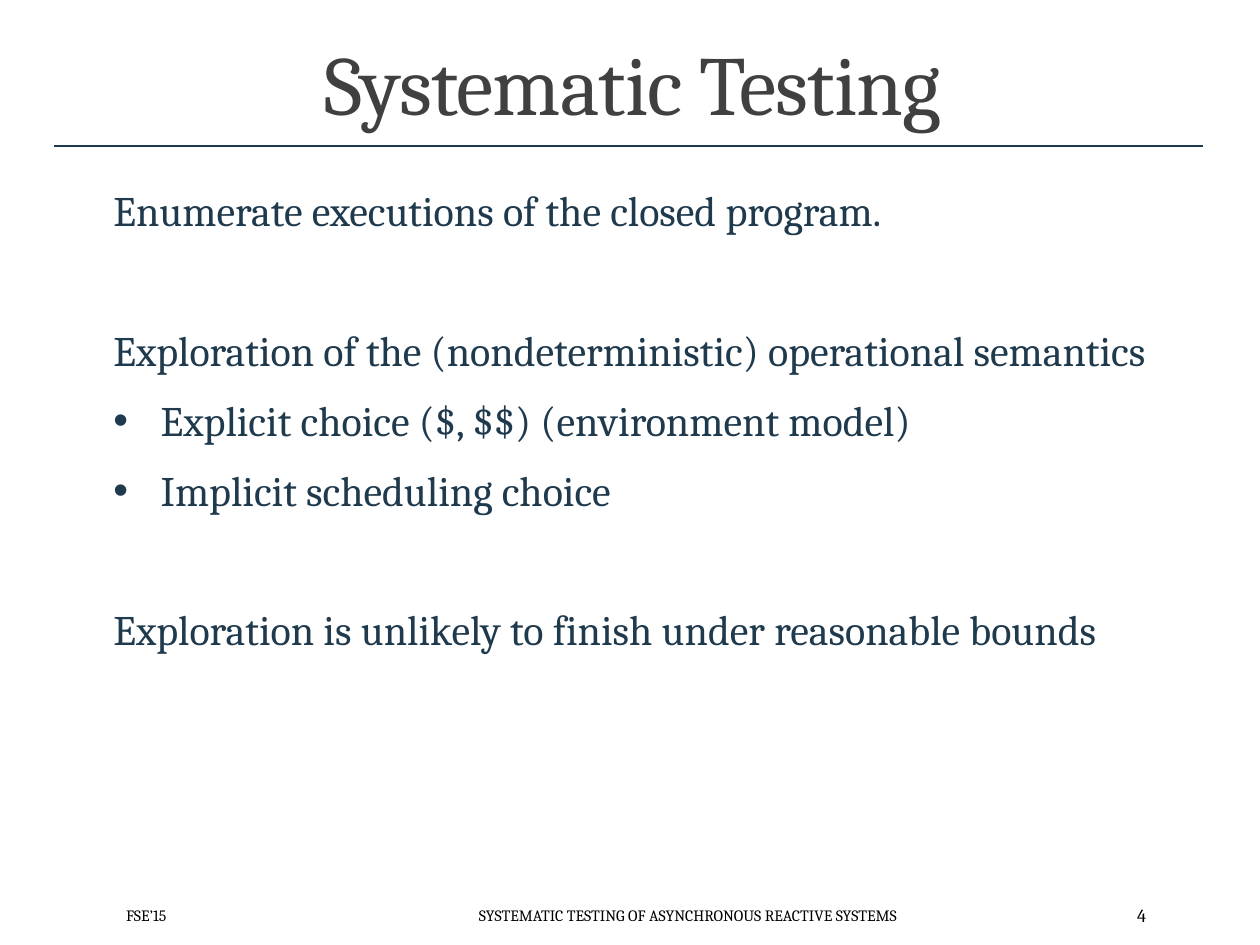
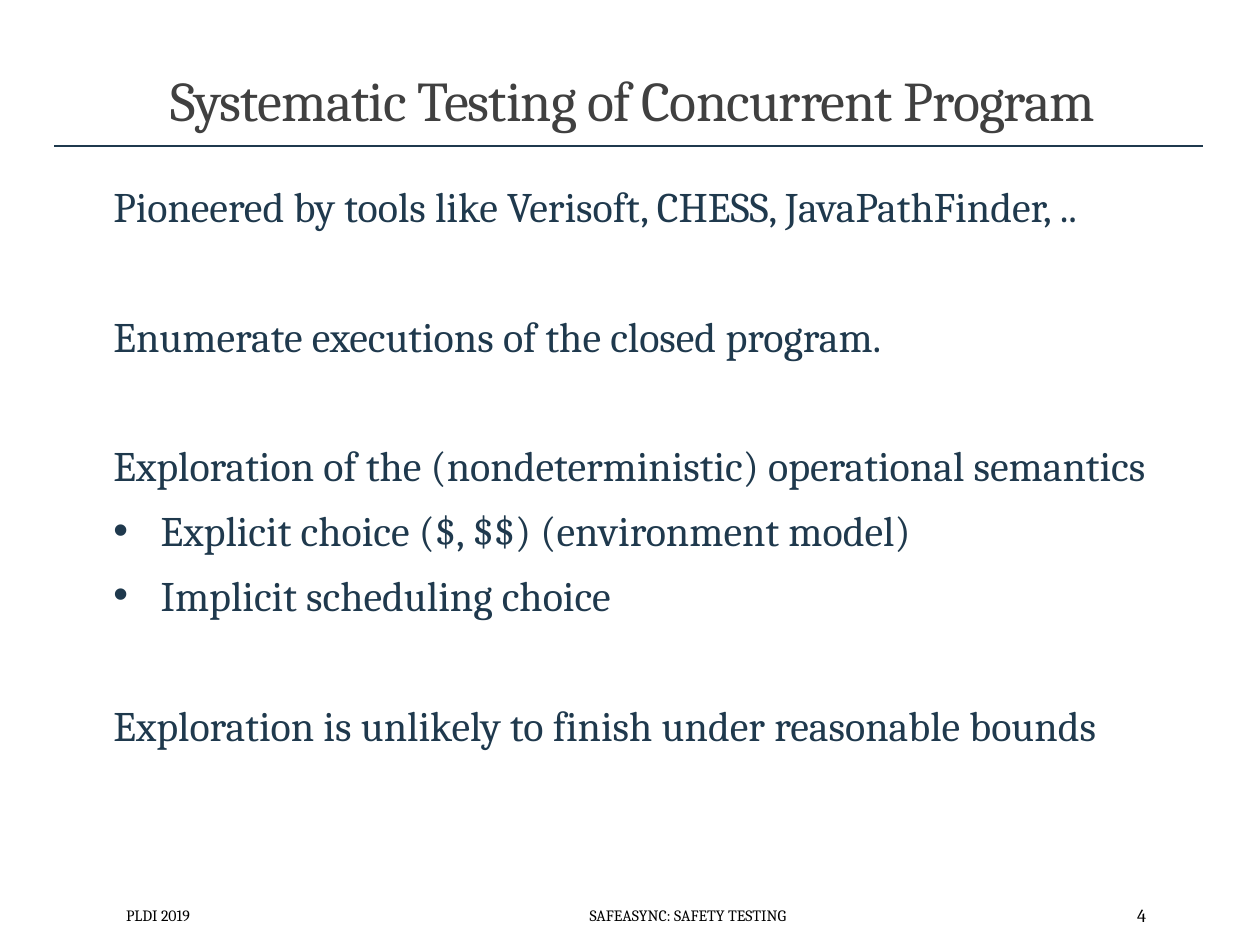
Before and after one commit to p-org/plditutorial, a slide deck: slide 4 of Presentations/MonolithicSafetyTesting.pptx. Drawn at 1260x945 pixels with LibreOffice and Linux fonts; fonts in the diff are those of the drawing. Boxes give left, top, right and bottom in pixels: in the first picture for what was removed or moved away, otherwise in the second. Text is boxed around its words. In the diff, an @@ line names an element or a change of style, - is before the commit and + after.

```diff
--- a/Presentations/MonolithicSafetyTesting.pptx
+++ b/Presentations/MonolithicSafetyTesting.pptx
@@ title at (171, 81, 1096, 134): text changed; size 48 to 32 pt @@
-Systematic Testing
+Systematic Testing of Concurrent Program
@@ text at (113, 192, 1052, 231): paragraph added @@
+Pioneered by tools like Verisoft, CHESS, JavaPathFinder, ..
@@ text at (113, 322, 1146, 750): line spacing 0.9 to 0.8 @@
@@ text at (126, 910, 190, 921): text changed @@
-FSE’15
+PLDI 2019
@@ text at (590, 910, 786, 921): text changed @@
-SYSTEMATIC TESTING OF ASYNCHRONOUS REACTIVE SYSTEMS
+SAFEASYNC: SAFETY TESTING
```
Also in this commit, not shown: 20 other slides changed, 2 slides removed, 12 other files.
